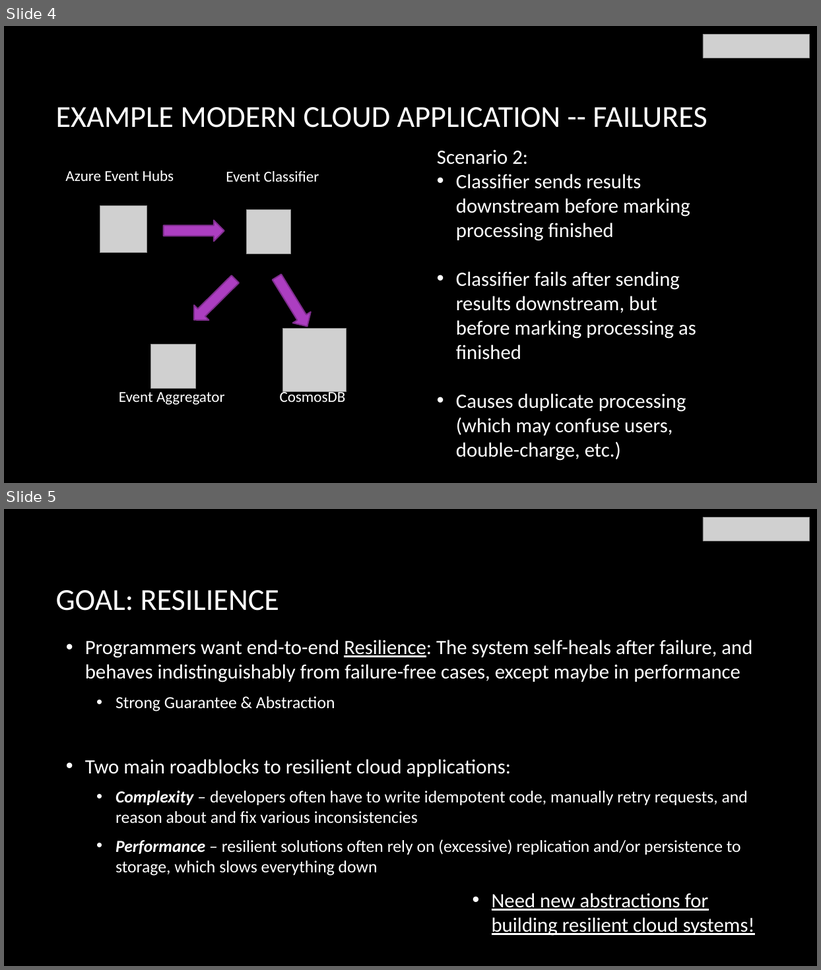
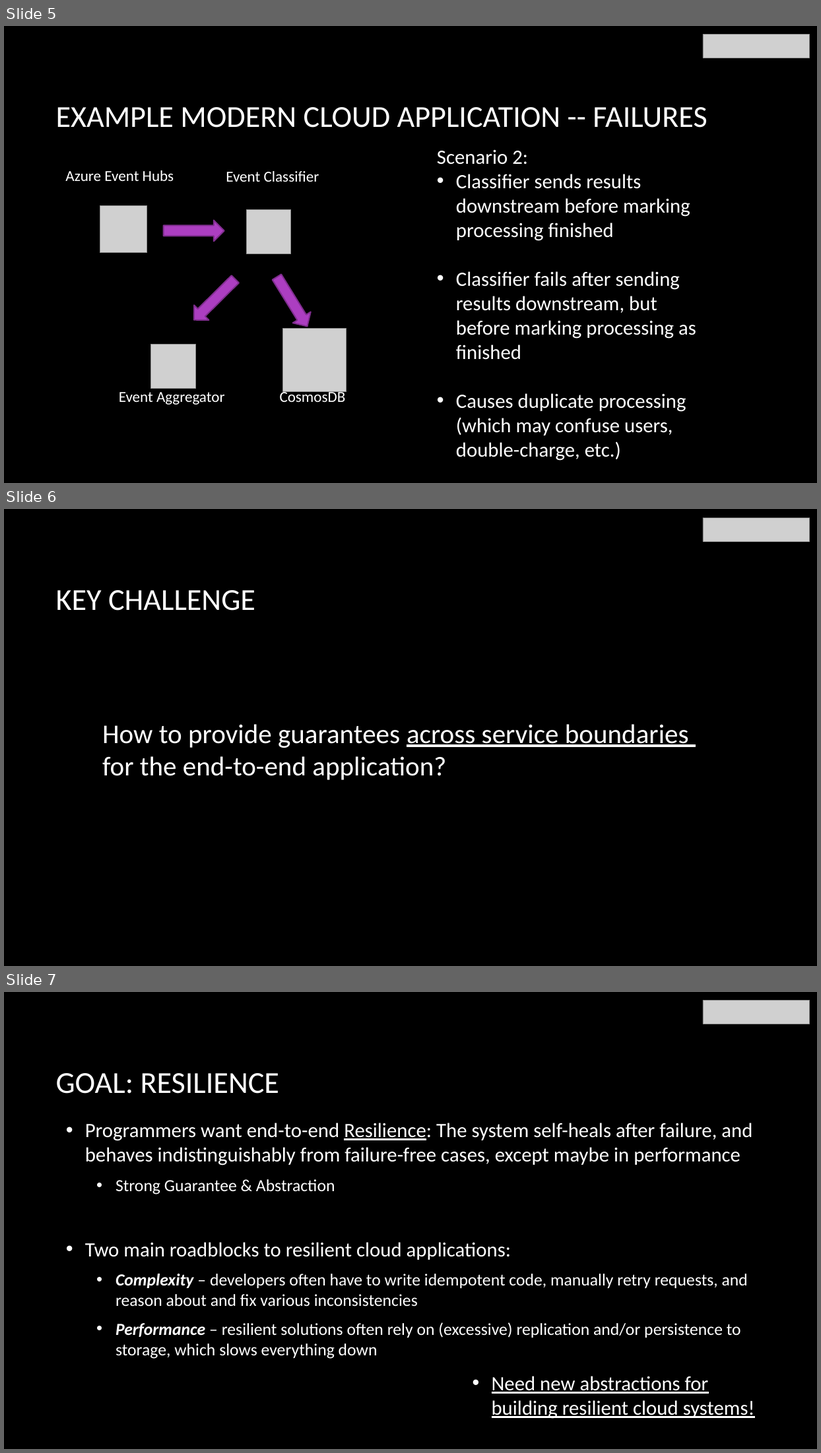
Before and after one commit to tli2/tli2.github.io, a slide deck: assets/DARQ-long-talk.pptx. Shown one above the other, each under a label of ours: slides 4 and 5 before the commit, slides 5, 6 and 7 after it. The pictures are 821x970 and 821x1453 pixels, drawn with LibreOffice and Linux fonts; fonts in the diff are those of the drawing; grey boxes stand for pictures; background and template pictures are left out. Boxes give left, top, right and bottom in pixels: in the first picture for what was removed or moved away, otherwise in the second. Text is boxed around its words. In the diff, an @@ line names an element or a change of style, - is before the commit and + after.

```diff
--- a/assets/DARQ-long-talk.pptx
+++ b/assets/DARQ-long-talk.pptx
@@ slide 6 added at bbox=[4, 509, 817, 966], background picture (left out) @@
@@ picture added at bbox=[703, 518, 810, 541] @@
@@ title added at bbox=[56, 590, 255, 611], 36 pt, text #FFFFFF @@
+KEY CHALLENGE
@@ text added at bbox=[102, 724, 689, 780], 32 pt, text #FFFFFF @@
+How to provide guarantees across service boundaries
+for the end-to-end application?
@@ what was slide 4 is now slide 5 @@
@@ what was slide 5 is now slide 7 @@
```
Also in this commit, not shown: 7 slides changed, 1 other slide added.
